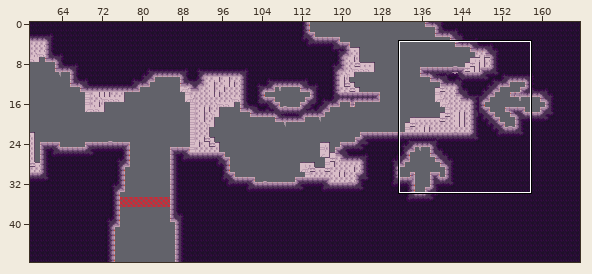
A Tiled map (JSON) gets an edit: assets/world/room/intro1.json. Above: a wide view before the commit, with the close-up outlined.
Close-up. Before the commit:
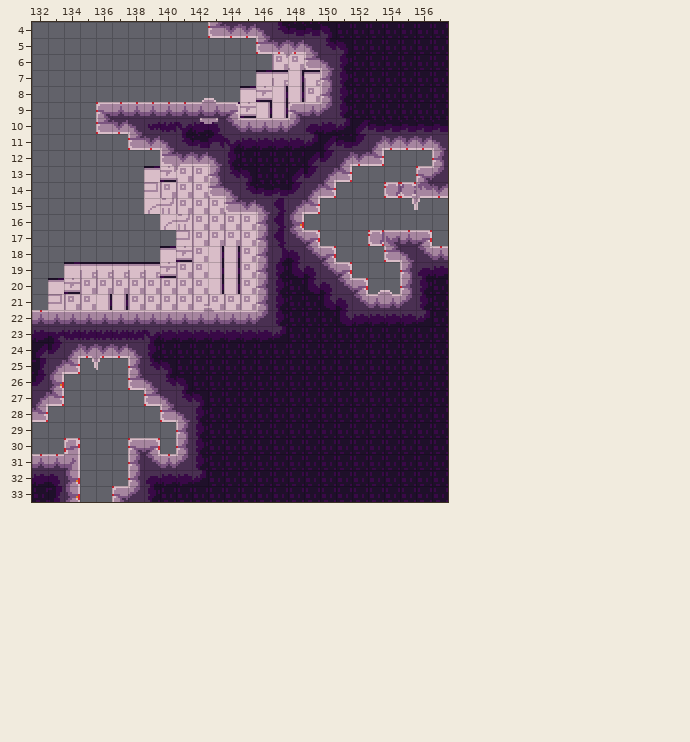
Cells are 8x8 px. Shown: x 132..157, y 4..33. The commit also changed other parts of the map, which this record leaves out.
After the commit:
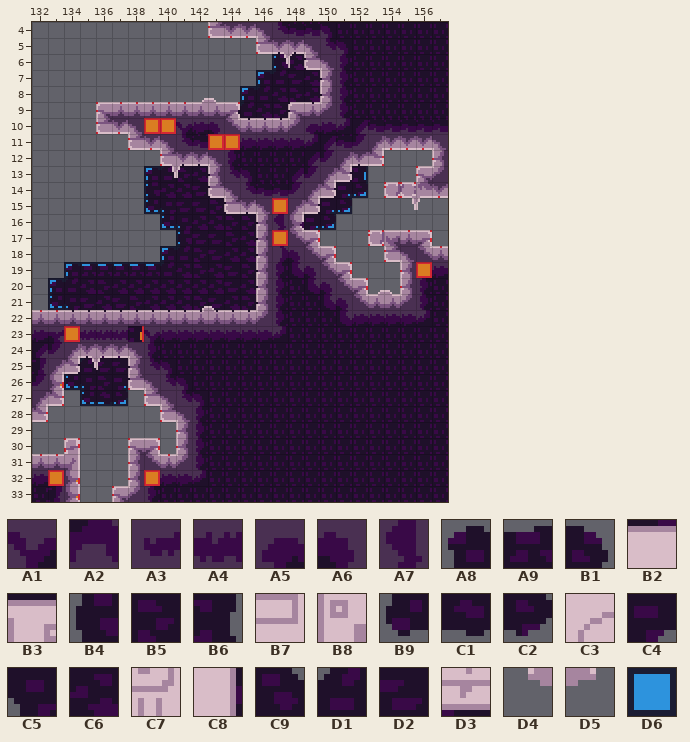
Key: from "stone": A1 12, A2 24, A3 45, A4 47, A5 49, A6 51, A7 59; from "stone_bg_decal": A8 0, A9 1, B1 2, B2 4, B3 5, B4 13, B5 14, B6 15, B7 17, B8 18, B9 26, C1 27, C2 28, C3 30, C4 39, C5 40, C6 41, C7 44, C8 45, C9 52, D1 53, D2 54, D3 57; from "stone_fg_decal": D4 15, D5 16; from "tools": D6 20.
__ is an empty cell.
Tiles of an added or newly shown layer are drawn over the layers below it.
Difference:
Layer "bg_draft" (added):
y 6: x 147 __ -> D6
y 7: x 146..147 __ __ -> D6 D6
y 8: x 145..146 __ __ -> D6 D6
y 9: x 145 __ -> D6
y 13: x 139..140 __ __ -> D6 D6; x 152 __ -> D6
y 14: x 139 __ -> D6; x 151..152 __ __ -> D6 D6
y 15: x 139..140 __ __ -> D6 D6; x 150..151 __ __ -> D6 D6
y 16: x 140..141 __ __ -> D6 D6; x 149..150 __ __ -> D6 D6
y 17: x 141 __ -> D6
y 18: x 140..141 __ __ -> D6 D6
y 19: x 134..140 __ __ __ __ __ __ __ -> D6 D6 D6 D6 D6 D6 D6
y 20..21: x 133..134 __ __ -> D6 D6
y 25: x 135 __ -> D6
y 26: x 134..135 __ __ -> D6 D6; x 137 __ -> D6
y 27: x 135..137 __ __ __ -> D6 D6 D6
Layer "bg":
y 5: x 147..148 __ __ -> A8 A9
y 6: x 147..149 B8 B8 B8 -> B4 C6 C9
y 7: x 146..150 B2 B3 C8 B3 B3 -> A8 D1 D2 C6 B6
y 8: x 145..150 B2 D3 C8 C8 B8 B8 -> A8 D1 C6 B5 C6 B6
y 9: x 144..149 B2 D3 C8 C8 B8 B8 -> A8 D1 C6 B5 C4 C1
y 10: x 145..147 B8 B8 B8 -> C1 C1 C1
y 12: x 140..142 B2 B8 B8 -> A8 A9 A9; x 152 __ -> B1
y 13: x 139..143 B2 D3 B8 B8 B8 -> A8 D1 B5 C6 C9; x 151..152 __ __ -> D1 B6
y 14: x 139..143 B7 B8 B8 B8 B8 -> B4 C6 C6 D2 C6; x 150..152 __ __ __ -> D1 C4 C2
y 15: x 139..145 C3 C7 B8 B8 B8 B8 B8 -> B9 C5 D2 D2 B5 C9 A9; x 149..151 __ __ __ -> D1 C4 C2
y 16: x 140..146 C3 C7 B8 B8 B8 B8 B8 -> B9 C5 C6 C6 B5 B5 B6; x 148..150 __ __ __ -> B4 C4 C2
y 17: x 141..146 B7 B8 B8 B8 B8 B8 -> B4 D2 D2 B5 C6 B6
y 18: x 140..146 B2 D3 B8 C8 C8 B8 B8 -> A8 D1 B5 D2 C6 C6 B6
y 19: x 134..146 B2 B3 B3 B3 B3 B3 D3 B8 B8 C8 C8 B8 B8 -> A8 A9 A9 A9 A9 A9 D1 C6 B5 C6 D2 B5 B6
y 20: x 133..146 B2 D3 B8 B8 B8 B8 B8 B8 B8 B8 C8 C8 B8 B8 -> A8 D1 C6 B5 C6 C6 C6 C6 C6 C6 C6 D2 C6 B6
y 21: x 133..146 B7 B8 B8 C8 C8 B8 B8 B8 B8 B8 B8 B8 B8 B8 -> B9 C5 D2 C6 D2 B5 C6 C6 C6 B5 D2 C6 B5 B6
y 22: x 133..145 B8 B8 B8 B8 B8 B8 B8 B8 B8 B8 B8 B8 B8 -> __ B9 C5 C6 C6 C4 C1 C1 C1 C1 C1 C1 C1
y 23: x 138 __ -> B6
y 24: x 135..137 __ __ __ -> B4 B5 B5
y 25: x 134..138 __ __ __ __ __ -> A8 D1 D2 D2 B6
y 26: x 134..138 __ __ __ __ __ -> B9 C5 B5 C4 C2
y 27: x 135..137 __ __ __ -> B9 C1 C2
Layer "map":
y 10: x 139..140 A3 A4 -> __ __
y 11: x 143..144 A2 A1 -> __ __
y 15: x 147 A7 -> __
y 17: x 147 A7 -> __
y 19: x 156 A5 -> __
y 23: x 134 A4 -> __; x 138 A4 -> __
y 32: x 133 A6 -> __; x 139 A5 -> __
Layer "fg":
y 10: x 142..143 D4 D5 -> __ __
Boxes around the changes in both close-ups, in picture pixels (x1, y1, x2, y2):
changed: (48, 52, 368, 406)
removed: (416, 262, 432, 278)
removed: (48, 470, 64, 486)
removed: (144, 470, 160, 486)
